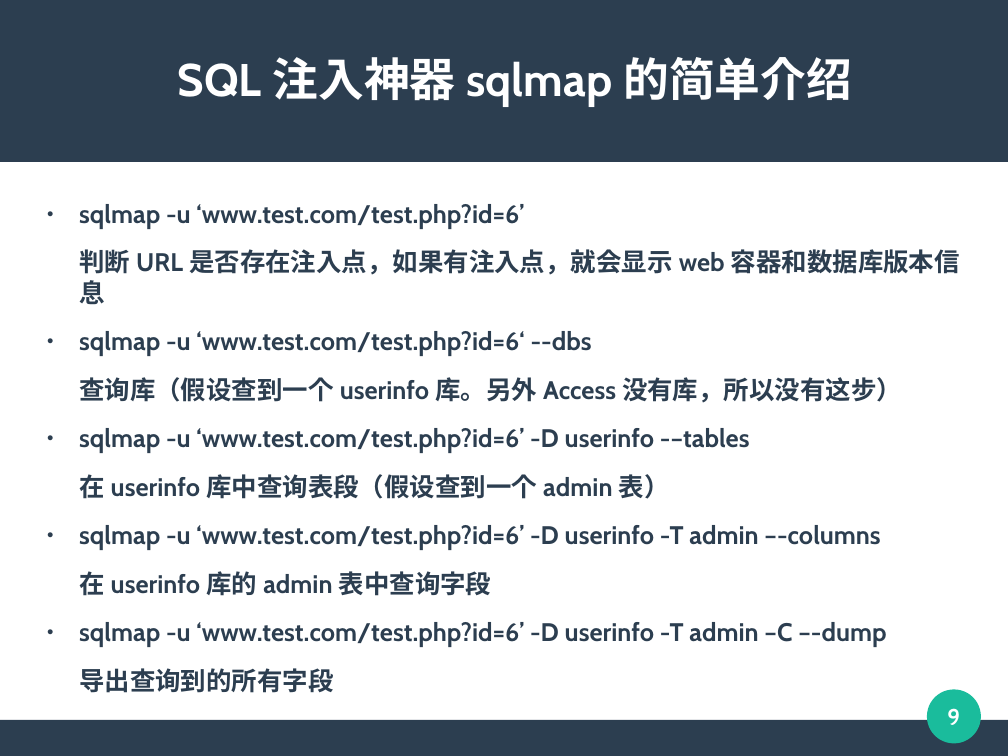
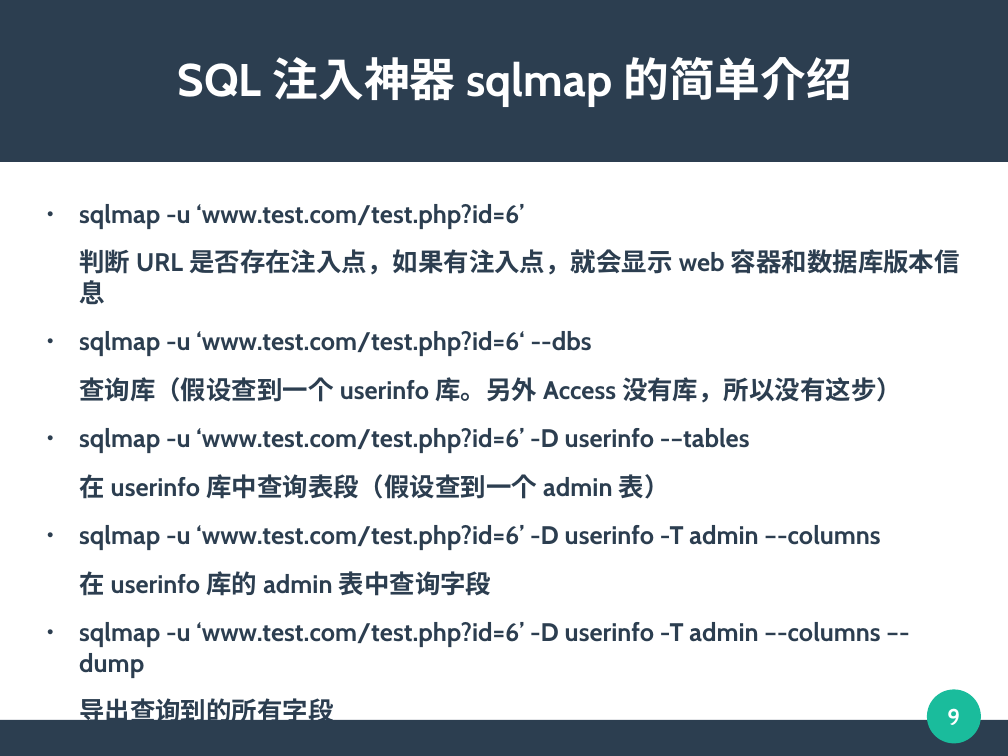
Before and after one commit to jjusec/2017-JJUSEC-teach-PPT, a slide deck: slide 9 of 0x05-初识SQL注入.odp. Drawn at 1008x756 pixels with LibreOffice and Linux fonts; fonts in the diff are those of the drawing. Boxes give left, top, right and bottom in pixels: in the first picture for what was removed or moved away, otherwise in the second. Text is boxed around its words. In the diff, an @@ line names an element or a change of style, - is before the commit and + after.

```diff
--- a/0x05-初识SQL注入.odp
+++ b/0x05-初识SQL注入.odp
@@ text at <box>79,622,880,678</box>: text changed @@
-● sqlmap -u ‘www.test.com/test.php?id=6’ -D userinfo -T admin –C –-dump
+● sqlmap -u ‘www.test.com/test.php?id=6’ -D userinfo -T admin –-columns –-dump
```
Also in this commit, not shown: 4 other files.
